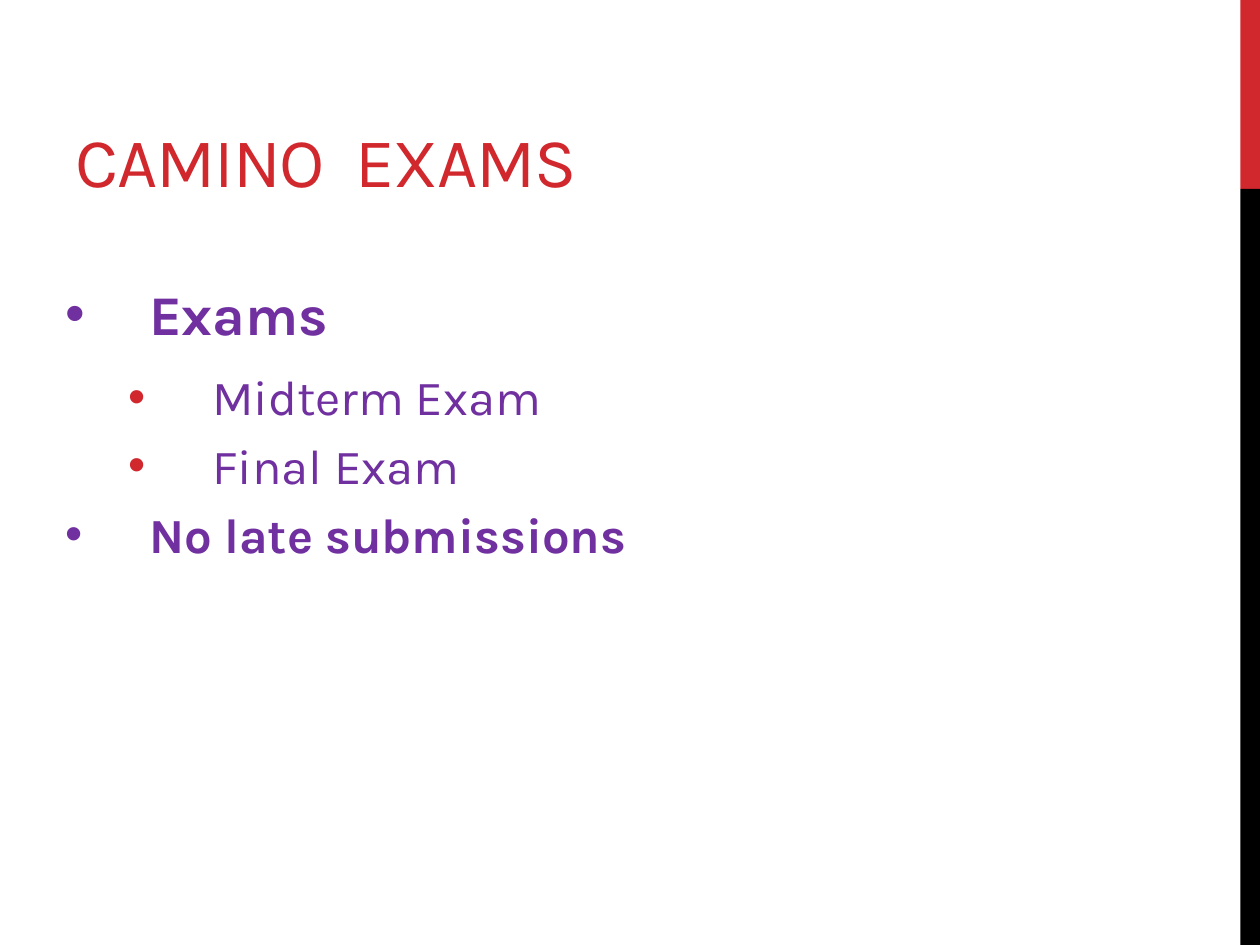
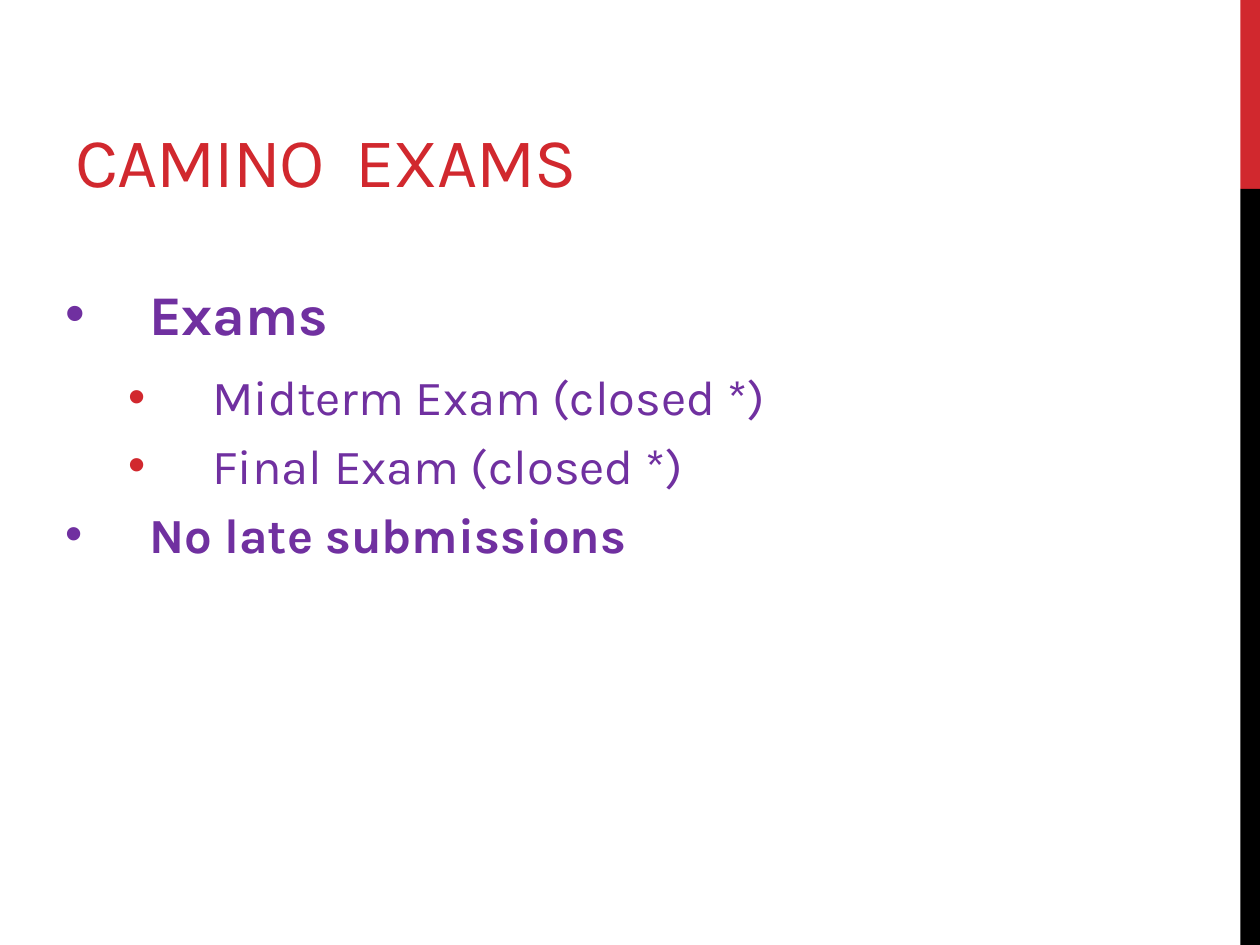
Before and after one commit to mahmoudparsian/data-warehousing, a slide deck: slide 15 of syllabus/week-01-intro-to-Data-Warehousing/2-course-outline-and-intro-to-DW/course_outline_and_DW_concepts/01_introduction_to_DW_course.pptx. Drawn at 1260x945 pixels with LibreOffice and Linux fonts; fonts in the diff are those of the drawing. Boxes give left, top, right and bottom in pixels: in the first picture for what was removed or moved away, otherwise in the second. Text is boxed around its words. In the diff, an @@ line names an element or a change of style, - is before the commit and + after.

```diff
--- a/syllabus/week-01-intro-to-Data-Warehousing/2-course-outline-and-intro-to-DW/course_outline_and_DW_concepts/01_introduction_to_DW_course.pptx
+++ b/syllabus/week-01-intro-to-Data-Warehousing/2-course-outline-and-intro-to-DW/course_outline_and_DW_concepts/01_introduction_to_DW_course.pptx
@@ text at (x1=212, y1=379, x2=716, y2=490): text changed @@
-  • Midterm Exam
-  • Final Exam
+  • Midterm Exam (closed *)
+  • Final Exam (closed *)
```
Also in this commit, not shown: 4 other slides changed, 1 slide removed.
